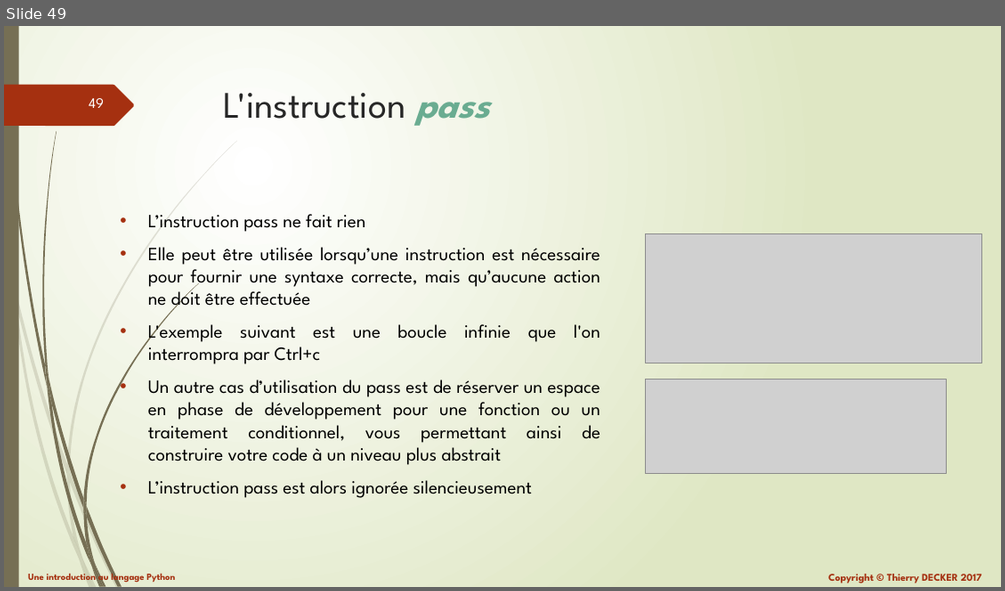
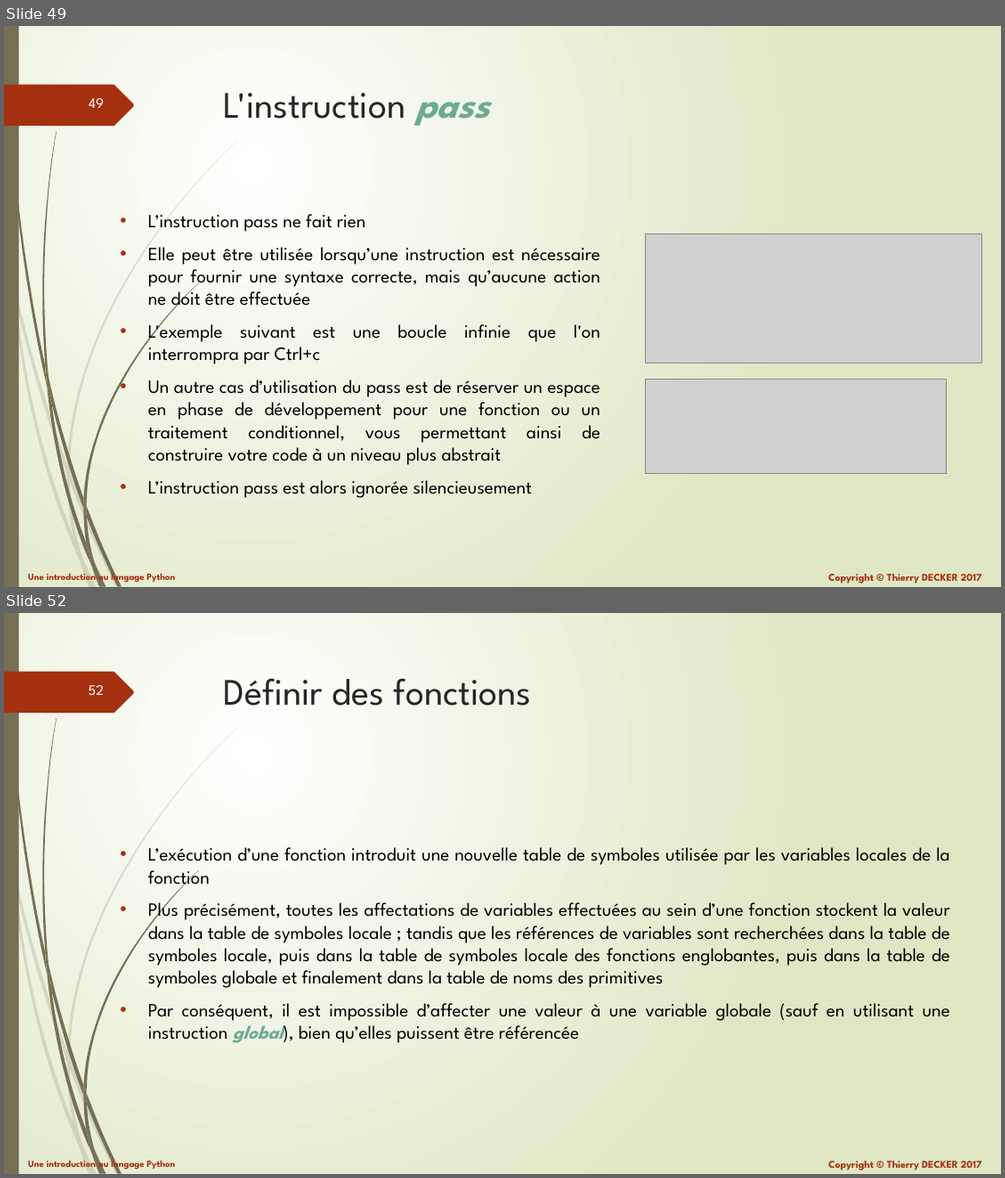
Before and after one commit to VikmanTheRacoon/learning-python, a slide deck: documentations/learning-python.pptx. Shown one above the other, each under a label of ours: slide 49 before the commit, slides 49 and 52 after it; the slides between them are not shown. The pictures are 1005x591 and 1005x1178 pixels, drawn with LibreOffice and Linux fonts; fonts in the diff are those of the drawing; grey boxes stand for pictures. Boxes give left, top, right and bottom in pixels: in the first picture for what was removed or moved away, otherwise in the second. Text is boxed around its words. In the diff, an @@ line names an element or a change of style, - is before the commit and + after.

```diff
--- a/documentations/learning-python.pptx
+++ b/documentations/learning-python.pptx
@@ slide 52 added at [4,613,1001,1174], background gradient #FFFFFF to #DFE8C4; not listed: 27 template elements that a slide beside it also shows @@
@@ title added at [224,678,532,706], 36 pt, text #262626 @@
+Définir des fonctions
@@ text added at [148,847,950,1043], 18 pt, text #000000 @@
+• L’exécution d’une fonction introduit une nouvelle table de symboles utilisée par les variables locales de la fonction
+• Plus précisément, toutes les affectations de variables effectuées au sein d’une fonction stockent la valeur dans la table de symboles locale ; tandis que les références de variables sont recherchées dans la table de symboles locale, puis dans la table de symboles locale des fonctions englobantes, puis dans la table de symboles globale et finalement dans la table de noms des primitives
+• Par conséquent, il est impossible d’affecter une valeur à une variable globale (sauf en utilisant une instruction global), bien qu’elles puissent être référencée
```
Also in this commit, not shown: 2 slides changed, 15 other slides added, 1 other file.
